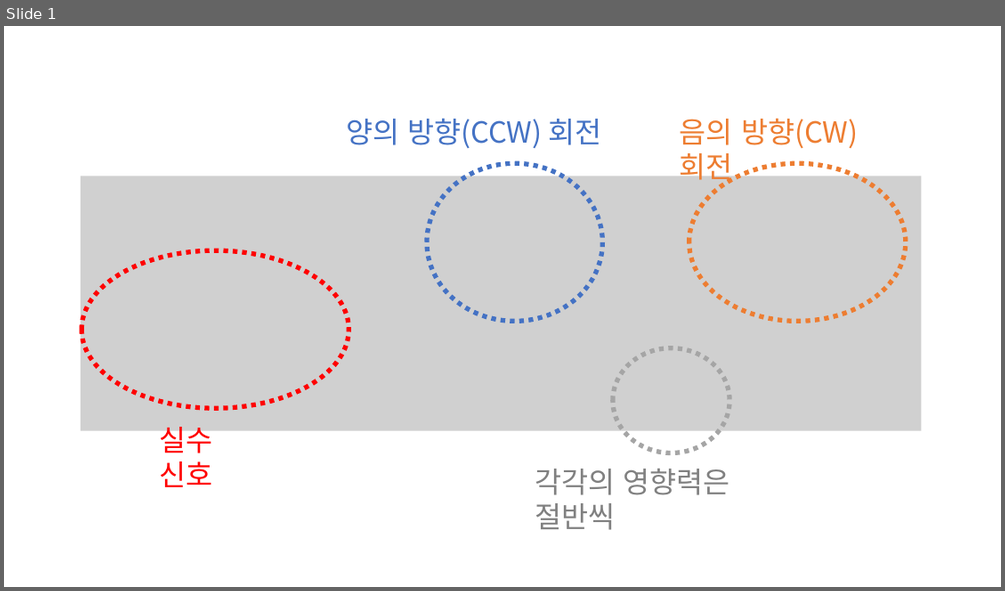
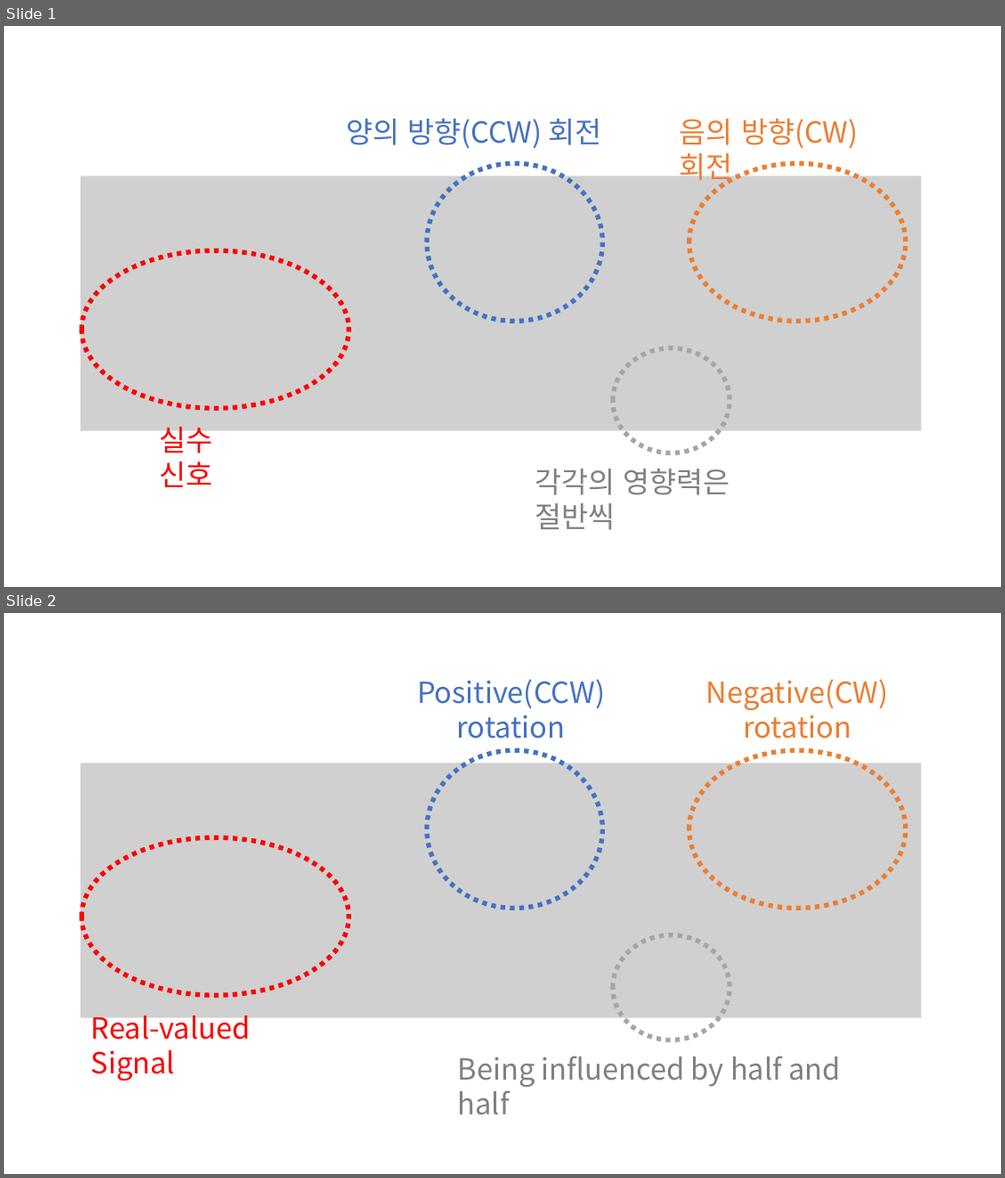
Before and after one commit to answeredbyablemind/answeredbyablemind.github.io, a slide deck: pics/negative_frequency/pics.pptx. Shown one above the other, each under a label of ours: slide 1 before the commit, slides 1 and 2 after it. The pictures are 1005x591 and 1005x1178 pixels, drawn with LibreOffice and Linux fonts; fonts in the diff are those of the drawing; grey boxes stand for pictures. Boxes give left, top, right and bottom in pixels: in the first picture for what was removed or moved away, otherwise in the second. Text is boxed around its words. In the diff, an @@ line names an element or a change of style, - is before the commit and + after.

Commit message:
Negative Frequency (en)

```diff
--- a/pics/negative_frequency/pics.pptx
+++ b/pics/negative_frequency/pics.pptx
@@ slide 2 added at (4, 613, 1001, 1174), background #FFFFFF @@
@@ group added at (81, 679, 921, 1115): 4 ellipses, 4 texts, 1 picture @@
+Positive(CCW)
+rotation
+Negative(CW)
+rotation
+Being influenced by half and half
+Real-valued Signal
```
Also in this commit, not shown: 4 other files.
